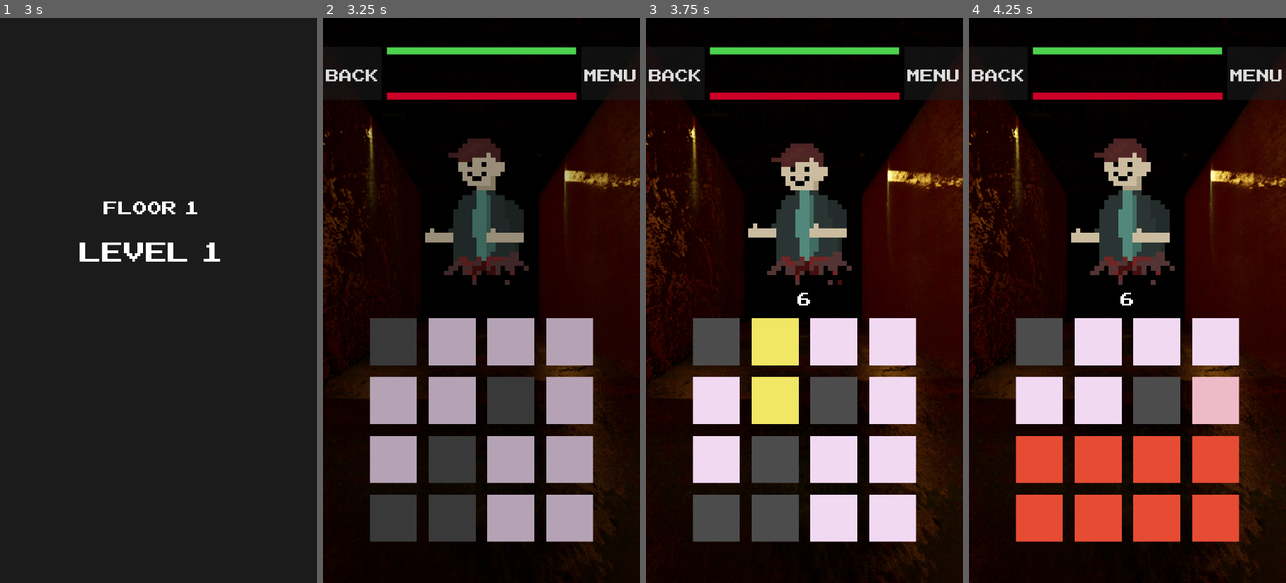
Above: before the commit, frames 1-4 (left to right).
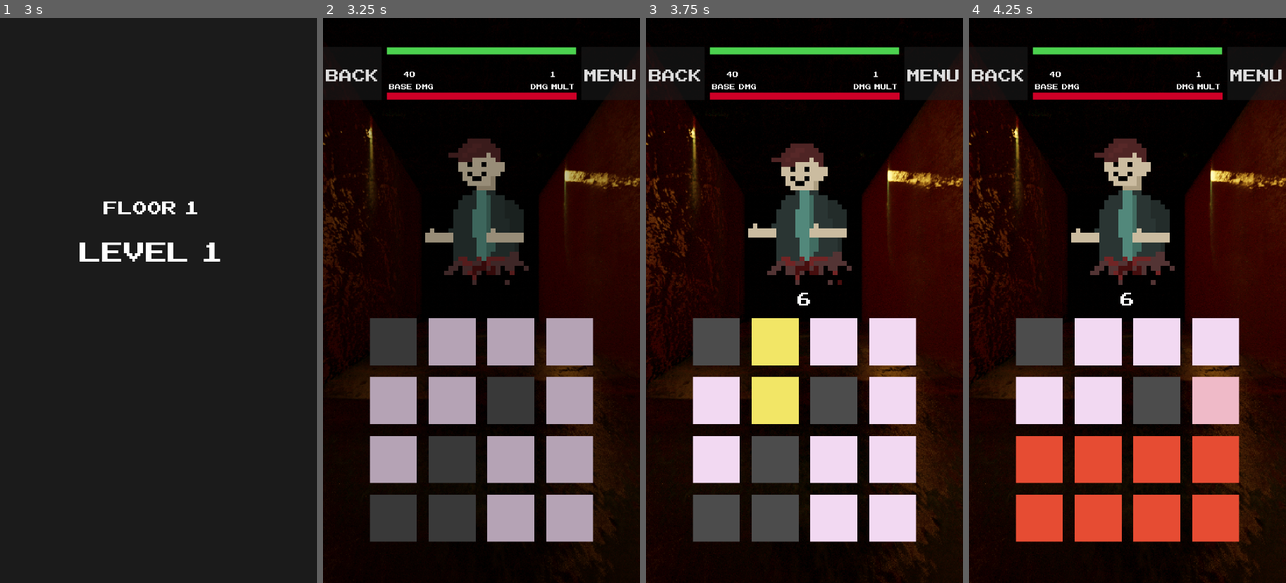
Above: after the commit, the same moments.

Repository: numberpup/phantom-passage
Game: Godot game, scene res://Scenes/UI/SplashScreen.tscn
Two runs of this game, one before a commit and one after it. Both use one fixed random seed, a clock stepped at 60 frames per second and the inputs below.
Inputs (mouse positions are in pixels of both pictures, inside the frame that each line leads up to):
- Up to frame 1 (3 s): move the mouse to (228, 272) at 0.52 s; click (228, 272) at 0.67 s; drag from (95, 328) to (142, 413) at 1.27 s; click "START" at 2 s; tap Enter at 2.75 s; move the mouse to (190, 176) at 2.77 s; click (190, 176) at 2.92 s
- Up to frame 2 (3.25 s): no input
- Up to frame 3 (3.75 s): drag from (788, 413) to (709, 215) at 3.52 s
- Up to frame 4 (4.25 s): no input

Frame 1 is identical in both runs. In frame 2, 0.2% of the frame differs, in the area x 20-80%, y 9-13%; in frame 3, 0.2%; in frame 4, 0.2%.

Commit message:
Added base and mult damage displays
Added base and mult damage displays to levelscreen

Diff:
--- a/Scenes/LevelScreen.tscn
+++ b/Scenes/LevelScreen.tscn
@@ -115,21 +115,6 @@
 [node name="InfoBar" parent="." instance=ExtResource("6_88dgy")]
 layout_mode = 1
 offset_bottom = -1632.0
-
-[node name="DamageDisplay" type="RichTextLabel" parent="."]
-layout_mode = 1
-anchors_preset = 5
-anchor_left = 0.5
-anchor_right = 0.5
-offset_left = -321.5
-offset_top = 142.0
-offset_right = 321.5
-offset_bottom = 234.0
-grow_horizontal = 2
-theme_override_fonts/normal_font = ExtResource("3_6xjha")
-theme_override_font_sizes/normal_font_size = 100
-bbcode_enabled = true
-text = "[center]"
 
 [node name="EmblemContainer" type="VBoxContainer" parent="."]
 custom_minimum_size = Vector2(100, 700)
@@ -143,6 +128,81 @@
 alignment = 1
 script = ExtResource("7_u0al2")
 
+[node name="DamageDisplay" type="RichTextLabel" parent="."]
+layout_mode = 1
+anchors_preset = 5
+anchor_left = 0.5
+anchor_right = 0.5
+offset_left = -321.5
+offset_top = 142.0
+offset_right = 321.5
+offset_bottom = 234.0
+grow_horizontal = 2
+theme_override_fonts/normal_font = ExtResource("3_6xjha")
+theme_override_font_sizes/normal_font_size = 100
+bbcode_enabled = true
+text = "[center]"
+
+[node name="MultLabel" type="RichTextLabel" parent="."]
+layout_mode = 1
+anchors_preset = 5
+anchor_left = 0.5
+anchor_right = 0.5
+offset_left = 170.0
+offset_top = 173.0
+offset_right = 320.0
+offset_bottom = 207.0
+grow_horizontal = 2
+theme_override_fonts/normal_font = ExtResource("3_6xjha")
+theme_override_font_sizes/normal_font_size = 40
+bbcode_enabled = true
+text = "[center]1"
+
+[node name="DamageLabel" type="RichTextLabel" parent="."]
+layout_mode = 1
+anchors_preset = 5
+anchor_left = 0.5
+anchor_right = 0.5
+offset_left = -320.0
+offset_top = 173.0
+offset_right = -170.0
+offset_bottom = 207.0
+grow_horizontal = 2
+theme_override_fonts/normal_font = ExtResource("3_6xjha")
+theme_override_font_sizes/normal_font_size = 40
+bbcode_enabled = true
+text = "[center]40"
+
+[node name="BaseDamageText" type="RichTextLabel" parent="."]
+layout_mode = 1
+anchors_preset = 5
+anchor_left = 0.5
+anchor_right = 0.5
+offset_left = -320.0
+offset_top = 215.0
+offset_right = -157.0
+offset_bottom = 255.0
+grow_horizontal = 2
+theme_override_fonts/normal_font = ExtResource("3_6xjha")
+theme_override_font_sizes/normal_font_size = 40
+bbcode_enabled = true
+text = "[center]BASE DMG"
+
+[node name="BaseDamageText2" type="RichTextLabel" parent="."]
+layout_mode = 1
+anchors_preset = 5
+anchor_left = 0.5
+anchor_right = 0.5
+offset_left = 160.0
+offset_top = 215.0
+offset_right = 325.0
+offset_bottom = 255.0
+grow_horizontal = 2
+theme_override_fonts/normal_font = ExtResource("3_6xjha")
+theme_override_font_sizes/normal_font_size = 40
+bbcode_enabled = true
+text = "[center]DMG MULT"
+
 [connection signal="enemy_turn" from="." to="MarginContainer/GameBoard" method="_on_enemy_turn"]
 [connection signal="timeout" from="TimerContainer/Timer" to="." method="_on_timer_end"]
 [connection signal="board_clear" from="MarginContainer/GameBoard" to="." method="_on_game_board_board_clear"]
--- a/Scripts/level_screen.gd
+++ b/Scripts/level_screen.gd
@@ -22,6 +22,9 @@
 	$InfoBar.update_player_health()
 	score_display.text = str(score)
 	connect_board_clear_signal()  # Connect the board clear signal
+
+	$DamageLabel.text = "[center]" + str(GameManager.player_base_damage)
+	$MultLabel.text = "[center]" + str(GameManager.player_damage_mult)
 
 	#connect signal from gameboard that enemy turn has triggered damage
 	game_board.connect("enemy_attack", Callable(self, "_player_takes_damage"))
